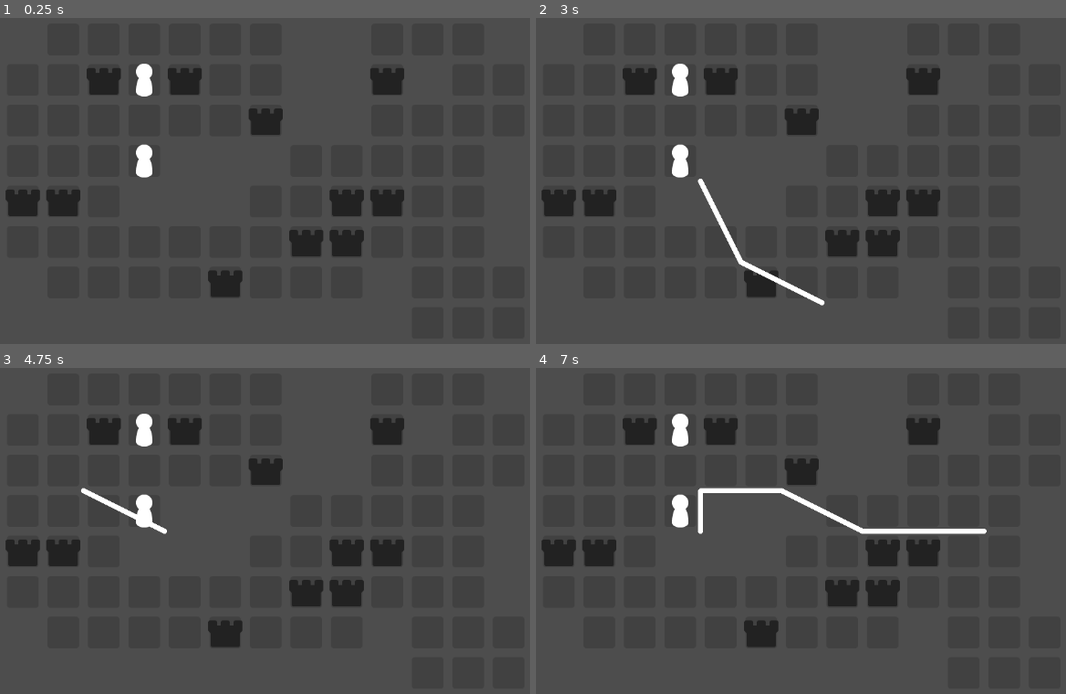
Above: before the commit, frames 1-4 (two rows, left to right).
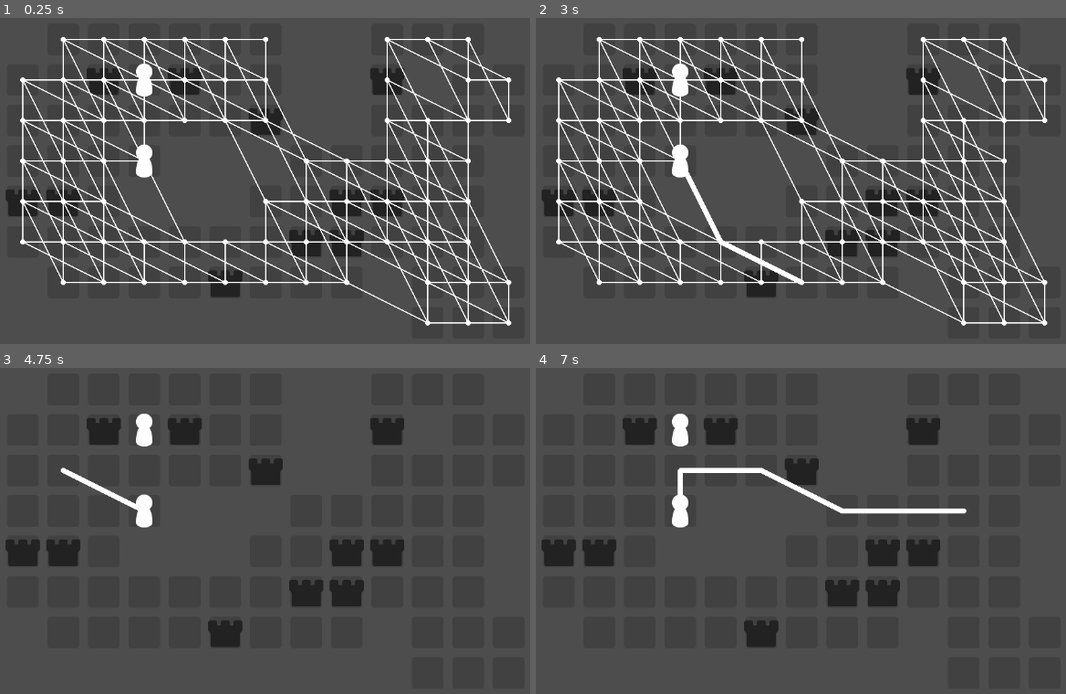
Above: after the commit, the same moments.

Repository: uheartbeast/astar-tilemap
Game: Godot game, scene res://World.tscn
Same seed, same stepped clock (60 frames per second), same inputs: the game is played once before the commit and once after it.
Inputs (mouse positions are in pixels of both pictures, inside the frame that each line leads up to):
- Up to frame 1 (0.25 s): no input
- Up to frame 2 (3 s): tap Enter (ui_accept) at 0.5, 0.77, 1.25, 1.52, 2, 2.75 s; move the mouse to (981, 164) at 0.52 s; press the mouse at (981, 164) at 0.53 s; move the mouse to (673, 203) at 1.27 s; release the mouse at (673, 203) at 1.28 s; click (673, 203) at 1.35 s; move the mouse to (896, 92) at 2.02 s; hold Right mouse button (mouse_right) 2.03-2.78 s; click (896, 92) at 2.3 s; move the mouse to (785, 265) at 2.77 s; click (785, 265) at 2.85 s
- Up to frame 3 (4.75 s): tap Enter (ui_accept) at 3.02, 3.5, 3.77, 4.25, 4.52 s; move the mouse to (503, 596) at 3.52 s; press the mouse at (503, 596) at 3.53 s; move the mouse to (68, 472) at 4.27 s; release the mouse at (68, 472) at 4.28 s; right-click (68, 472) at 4.35 s; click (68, 472) at 4.55 s
- Up to frame 4 (7 s): move the mouse to (859, 534) at 5.02 s; press the mouse at (859, 534) at 5.03 s; move the mouse to (710, 429) at 5.77 s; release the mouse at (710, 429) at 5.78 s; click (710, 429) at 5.85 s; tap Enter (ui_accept) at 6.02, 6.77 s; move the mouse to (981, 514) at 6.52 s; hold Right mouse button (mouse_right) from 6.53 s (still down); click (981, 514) at 6.8 s

The runs differ from the first frame. In frame 1, 11% of the frame differs, in the area x 3-97%, y 5-95%; in frame 2, 12%; in frame 3, 0.5%; in frame 4, 2.1%.

Commit message:
Fix offset issues

Diff:
--- a/AstarDebug.gd
+++ b/AstarDebug.gd
@@ -1,7 +1,7 @@
 extends Control
 
 @export var board: AstarTileMap
-@onready var astar = board.astar if board else null
+@onready var astar: AStar2D = board.astar if board else null
 
 
 func position_has_obstacle(obstacle_position):
@@ -9,8 +9,8 @@
 
 func _draw():
 	if not astar is AStar2D: return
-	var offset = board.cell_size/2
-	for point in astar.get_points():
+	var offset = Vector2.ZERO # Vector2( board.tile_set.tile_size )/2
+	for point in astar.get_point_ids():
 		if astar.is_point_disabled(point): continue
 		var point_position = astar.get_point_position(point)
 		if position_has_obstacle(point_position): continue
--- a/World.gd
+++ b/World.gd
@@ -7,9 +7,9 @@
 
 func _input(event):
 	if event.is_action_pressed("mouse_left"):
-		var target_cell = (event.position / board.tile_set.tile_size.x).floor() * board.tile_set.tile_size.x
+		var target_cell = event.position
 		var path_points = board.get_astar_path_avoiding_obstacles_and_units(player.global_position, target_cell)
-		line.position = board.tile_set.tile_size/2 # Use offset to move line to center of tiles
+		# line.position = board.tile_set.tile_size/2 # Use offset to move line to center of tiles
 		line.points = path_points
 
 	if event.is_action_pressed("mouse_right"):
--- a/World.tscn
+++ b/World.tscn
@@ -84,10 +84,11 @@
 [node name="Player2" parent="Board" instance=ExtResource("3")]
 position = Vector2(320, 128)
 
-[node name="AstarDebug" type="Control" parent="."]
+[node name="AstarDebug" type="Control" parent="." node_paths=PackedStringArray("board")]
 layout_mode = 3
 anchors_preset = 0
 script = ExtResource("6")
+board = NodePath("../Board")
 
 [node name="Line" type="Line2D" parent="."]
 width = 8.0
